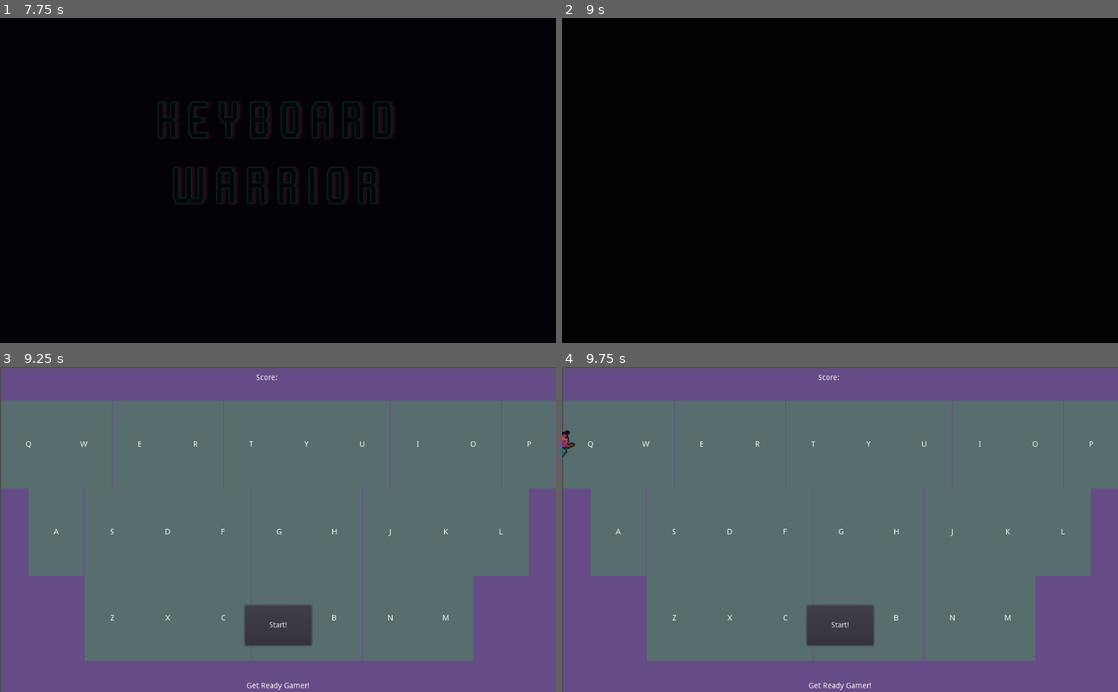
Above: before the commit, frames 1-4 (two rows, left to right).
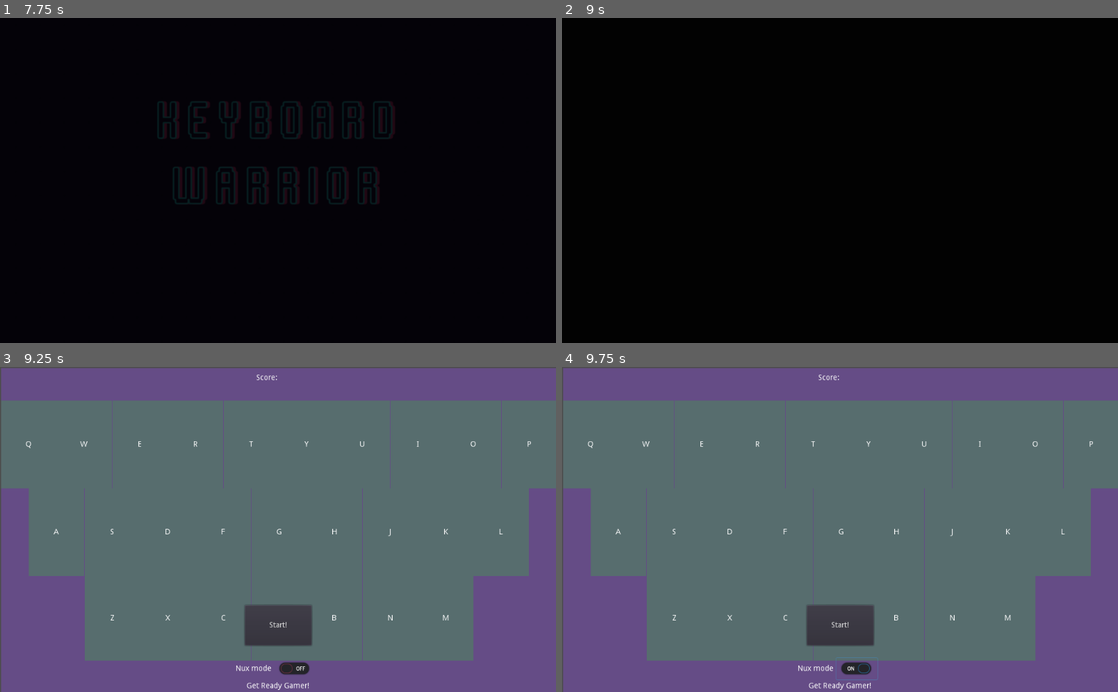
Above: after the commit, the same moments.

Repository: nicholso24/Keyboard-Warrior
Game: Godot game, scene res://IntroScreen.tscn
Same seed, same stepped clock (60 frames per second), same inputs: the game is played once before the commit and once after it.
Inputs (mouse positions are in pixels of both pictures, inside the frame that each line leads up to):
- Up to frame 1 (7.75 s): tap Enter at 0.5, 3.5, 5 s; move the mouse to (400, 164) at 0.52 s; hold Right (ui_right) 0.53-1.28 s; tap A (a_key) at 0.6 s; tap Space at 1.25, 4.25, 5.75 s; move the mouse to (166, 196) at 1.27 s; hold Down (ui_down) 1.28-2.03 s; tap B (b_key) at 1.35 s; move the mouse to (333, 109) at 2.02 s; hold Right (ui_right) 2.03-2.78 s; tap C (c_key) at 2.1 s; move the mouse to (250, 245) at 2.77 s; hold Up (ui_up) 2.78-3.53 s; tap D (d_key) at 2.85 s; move the mouse to (444, 229) at 3.52 s; hold Left (ui_left) 3.53-5.03 s; tap E (e_key) at 3.6 s; tap Escape (esc, bound only after the commit) at 4.15 s; move the mouse to (111, 131) at 4.27 s; tap F (f_key) at 4.35 s; move the mouse to (305, 180) at 5.02 s; hold Down (ui_down) 5.03-5.78 s; tap G (g_key) at 5.1 s; move the mouse to (194, 99) at 5.77 s; hold Right (ui_right) 5.78-6.53 s; tap H (h_key) at 5.85 s; move the mouse to (400, 164) at 6.52 s; hold Up (ui_up) 6.53-7.28 s; tap I (i_key) at 6.6 s; move the mouse to (166, 196) at 7.27 s; hold Right (ui_right) from 7.28 s (still down); tap J (j_key) at 7.35 s
- Up to frame 2 (9 s): move the mouse to (895, 109) at 8.02 s; release Right (ui_right) at 8.03 s; hold Down (ui_down) 8.03-8.78 s; tap K (k_key) at 8.1 s; move the mouse to (812, 245) at 8.77 s; hold Left (ui_left) from 8.78 s (still down); tap L (l_key) at 8.85 s
- Up to frame 3 (9.25 s): keep holding Left (ui_left)
- Up to frame 4 (9.75 s): release Left (ui_left) at 9.5 s; click (856, 669) at 9.5 s, where only the run after the commit has a clickable "Nux mode"

Frames 1-2 are identical in both runs. In frame 3, 0.3% of the frame differs, in the area x 42-56%, y 90-95%; in frame 4, 0.4%, in the area x 0-57%, y 19-97%.

Commit message:
init commit

Diff:
--- a/Keyboard Warrior/HUD.gd
+++ b/Keyboard Warrior/HUD.gd
@@ -1,7 +1,7 @@
 extends CanvasLayer
 
 signal start_game
-
+signal nux_mode
 func update_score(score):
 	$ScoreLabel.text = "Score: " + str(score)
 
@@ -19,13 +19,19 @@
 	$MessageLabel.show()
 	yield(get_tree().create_timer(1.0),"timeout")
 	$StartButton.show()
+	$NuxButton.show()
 
 
 func _on_StartButton_pressed():
 	$StartButton.hide()
+	$NuxButton.hide()
 	emit_signal("start_game")
 
 
 
 func _on_MessageTimer_timeout():
 	$MessageLabel.hide()
+
+
+func _on_CheckButton_toggled(button_pressed):
+	emit_signal("nux_mode")
--- a/Keyboard Warrior/HUD.tscn
+++ b/Keyboard Warrior/HUD.tscn
@@ -41,5 +41,23 @@
 margin_bottom = -86.0
 text = "Start!"
 
+[node name="NuxButton" type="CheckButton" parent="."]
+anchor_left = 0.5
+anchor_top = 0.5
+anchor_right = 0.5
+anchor_bottom = 0.5
+margin_left = -7.0
+margin_top = 237.0
+margin_right = 69.0
+margin_bottom = 277.0
+
+[node name="NuxLabel" type="Label" parent="NuxButton"]
+margin_left = -71.0
+margin_top = 13.0
+margin_right = -5.0
+margin_bottom = 27.0
+text = "Nux mode"
+
 [connection signal="timeout" from="MessageTimer" to="." method="_on_MessageTimer_timeout"]
 [connection signal="pressed" from="StartButton" to="." method="_on_StartButton_pressed"]
+[connection signal="toggled" from="NuxButton" to="." method="_on_CheckButton_toggled"]
--- a/Keyboard Warrior/Main.gd
+++ b/Keyboard Warrior/Main.gd
@@ -27,6 +27,8 @@
 
 	get_tree().call_group("mobs","queue_free")
 	$Player.start($StartPosition.position)
+	$Player.show()
+	$Player.target = $StartPosition.position
 
 	$HUD.update_score(score)
 	yield($StartTimer,"timeout")
--- a/Keyboard Warrior/Main.tscn
+++ b/Keyboard Warrior/Main.tscn
@@ -796,7 +796,7 @@
 
 [node name="MobSpawn" type="PathFollow2D" parent="MobPath"]
 position = Vector2( 1.03352, -54.902 )
-rotation = 0.00102623
+rotation = 0.00102818
 
 [node name="TermTimer" type="Timer" parent="."]
 wait_time = 3.0
@@ -819,7 +819,9 @@
 [node name="UnstopPosition4" type="Position2D" parent="."]
 position = Vector2( 1056, 387 )
 
+[connection signal="nux_mode" from="HUD" to="Player" method="_on_HUD_nux_mode"]
 [connection signal="start_game" from="HUD" to="." method="new_game"]
+[connection signal="restart" from="Player" to="." method="game_over"]
 [connection signal="timeout" from="RobotTimer" to="." method="_on_RobotTimer_timeout"]
 [connection signal="timeout" from="ScoreTimer" to="." method="_on_ScoreTimer_timeout"]
 [connection signal="timeout" from="TermTimer" to="." method="_on_TermTimer_timeout"]
--- a/Keyboard Warrior/Player.gd
+++ b/Keyboard Warrior/Player.gd
@@ -5,13 +5,17 @@
 
 onready var target = position
 var velocity = Vector2()
-
+signal restart
 func _ready():
+	hide()
 	$AnimatedSprite.play()
 
 func _input(event):
 	if event.is_action_pressed("move"):
 		target = get_global_mouse_position()
+	if event.is_action_pressed("esc"):
+		hide()
+		emit_signal("restart")
 
 func _physics_process(delta):
 	velocity = position.direction_to(target) * speed
@@ -36,3 +40,11 @@
 		position = new_position
 		show()
 		$CollisionShape2D.disabled = false
+
+
+
+
+
+func _on_HUD_nux_mode():
+	collision_layer = 4
+	collision_mask = 4
--- a/Keyboard Warrior/project.godot
+++ b/Keyboard Warrior/project.godot
@@ -175,6 +175,11 @@
 "events": [ Object(InputEventKey,"resource_local_to_scene":false,"resource_name":"","device":0,"alt":false,"shift":false,"control":false,"meta":false,"command":false,"pressed":false,"scancode":47,"physical_scancode":0,"unicode":0,"echo":false,"script":null)
  ]
 }
+esc={
+"deadzone": 0.5,
+"events": [ Object(InputEventKey,"resource_local_to_scene":false,"resource_name":"","device":0,"alt":false,"shift":false,"control":false,"meta":false,"command":false,"pressed":false,"scancode":0,"physical_scancode":16777217,"unicode":0,"echo":false,"script":null)
+ ]
+}
 
 [physics]
 
